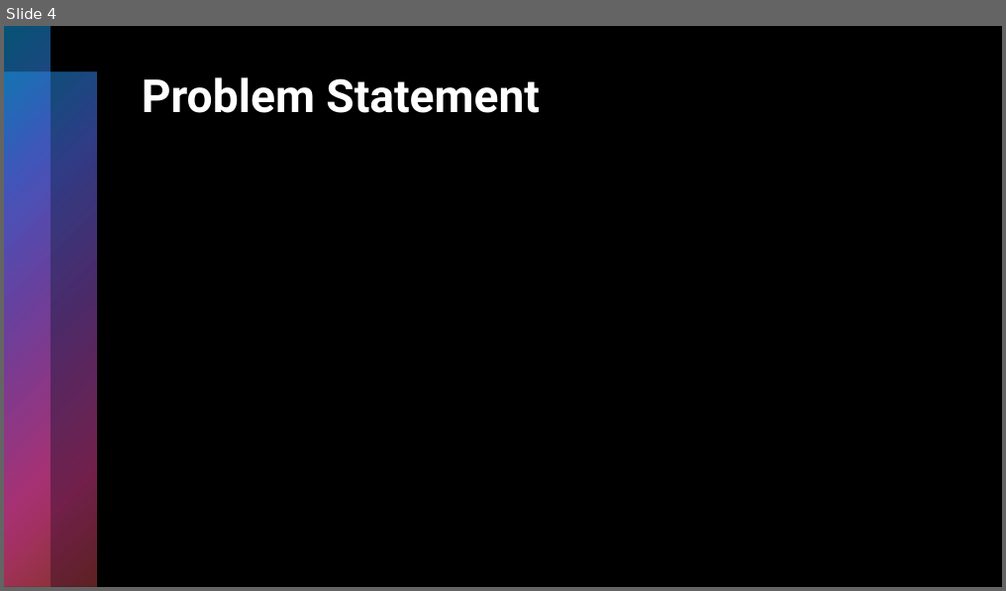
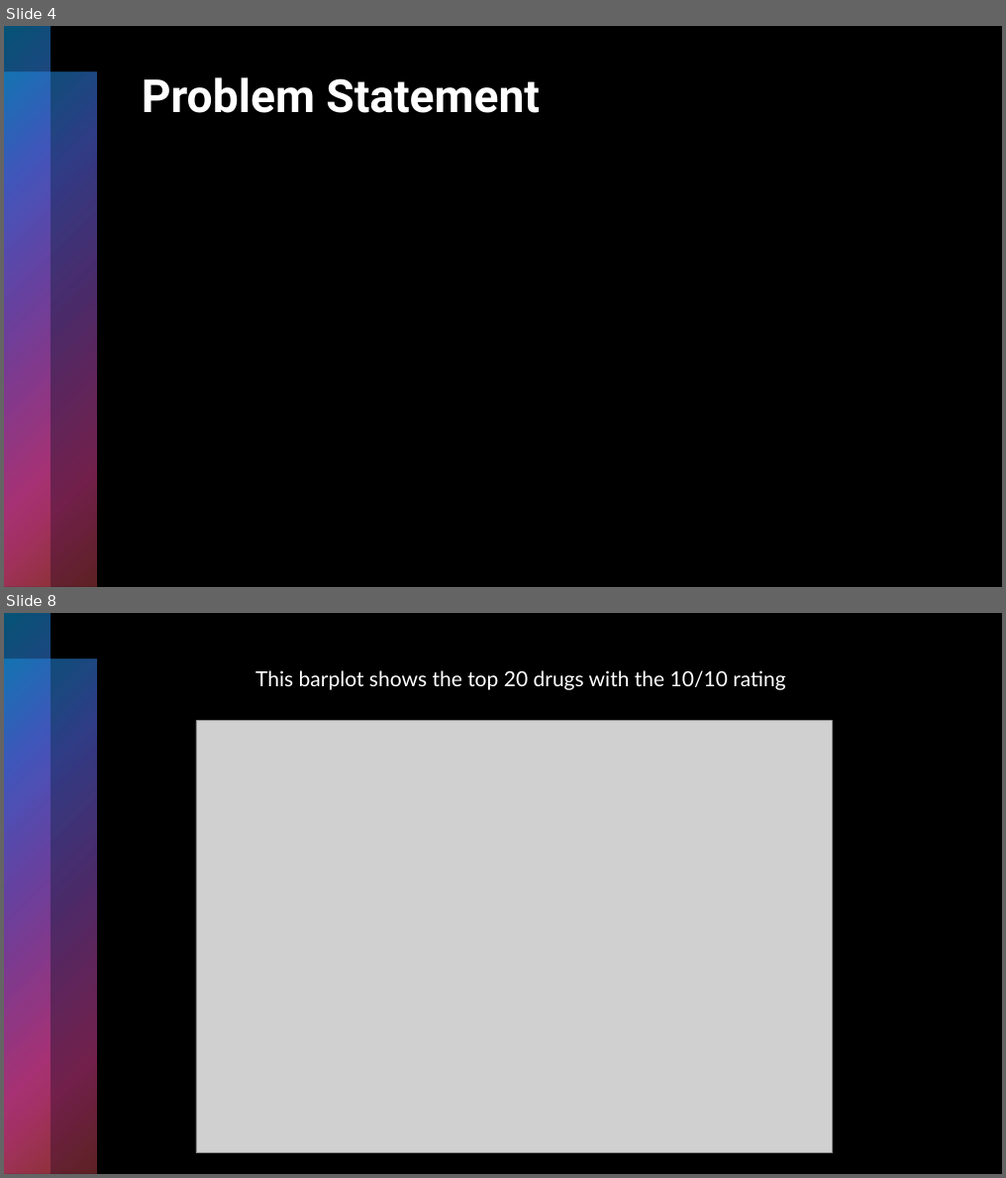
Before and after one commit to Shritej24c/drug_review_NLP, a slide deck: Plots/Drug Review.pptx. Shown one above the other, each under a label of ours: slide 4 before the commit, slides 4 and 8 after it; the slides between them are not shown. The pictures are 1006x591 and 1006x1178 pixels, drawn with LibreOffice and Linux fonts; fonts in the diff are those of the drawing; grey boxes stand for pictures. Boxes give left, top, right and bottom in pixels: in the first picture for what was removed or moved away, otherwise in the second. Text is boxed around its words. In the diff, an @@ line names an element or a change of style, - is before the commit and + after.

```diff
--- a/Plots/Drug Review.pptx
+++ b/Plots/Drug Review.pptx
@@ slide 8 added at (4, 613, 1002, 1174), background #000000; not listed: 2 template elements that a slide beside it also shows @@
@@ text added at (255, 670, 785, 690), 20 pt, text #FFFFFF @@
+This barplot shows the top 20 drugs with the 10/10 rating
@@ picture added at (196, 721, 833, 1154) @@
```
Also in this commit, not shown: 1 slide changed, 16 other slides added, 1 slide removed, 3 other files.
